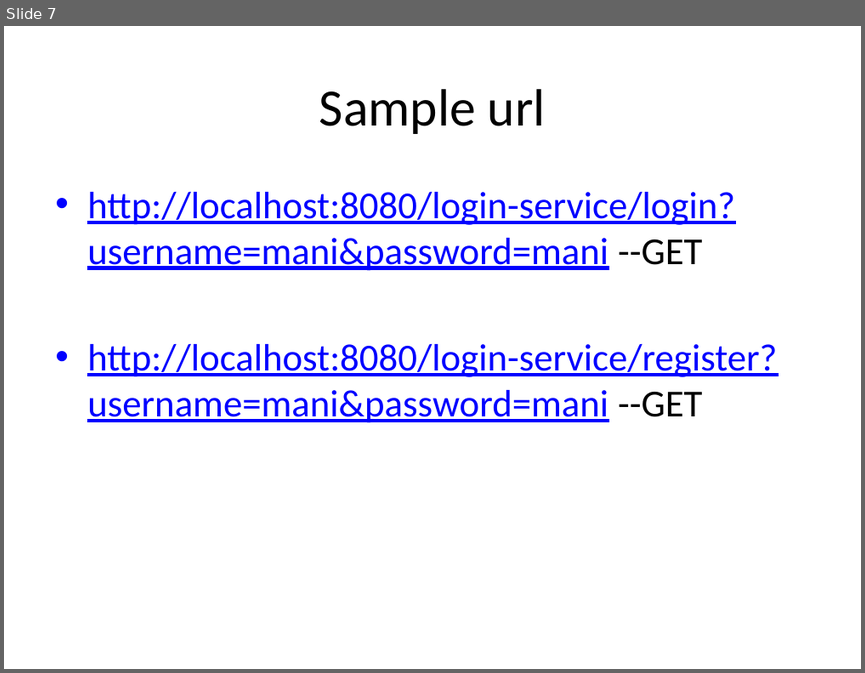
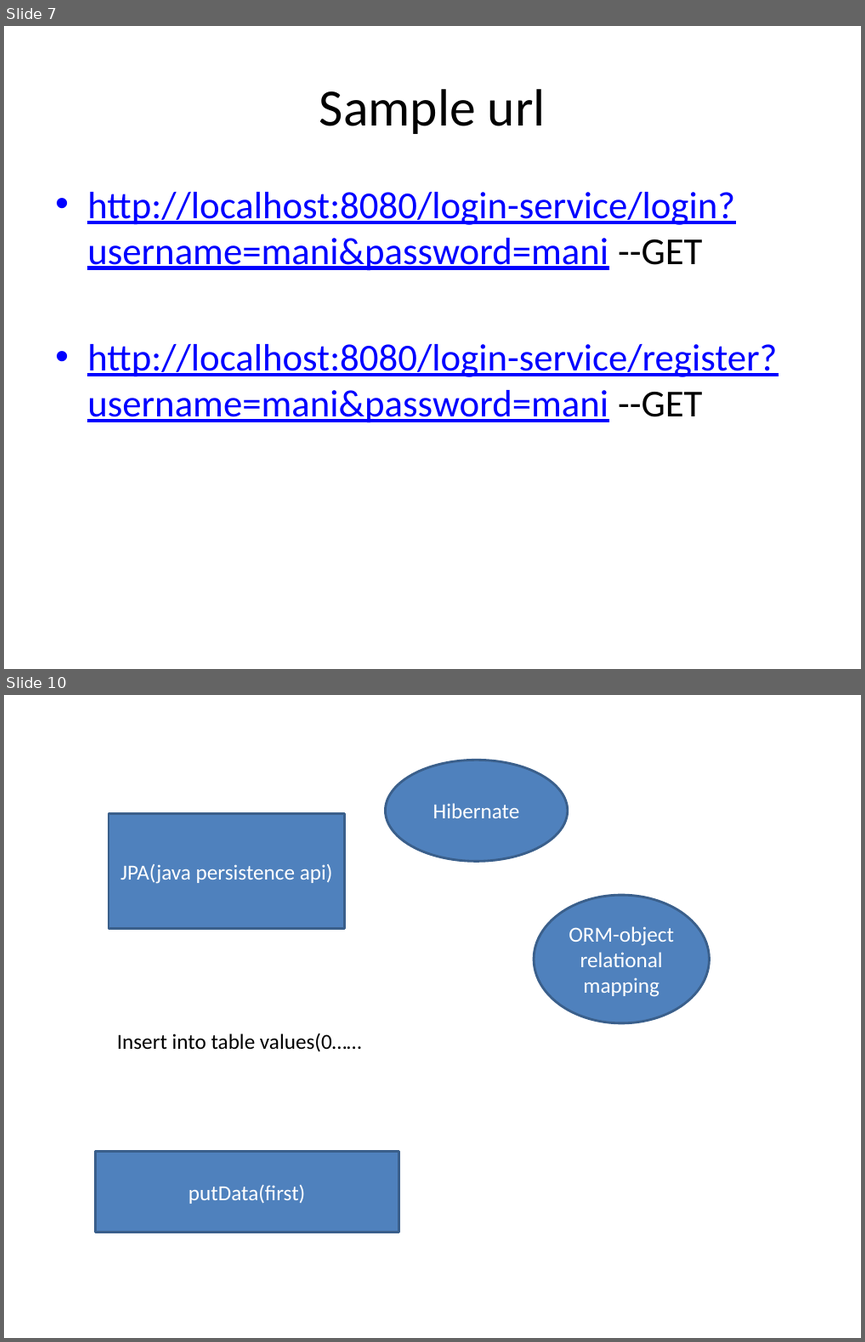
Before and after one commit to shiva3110/Finance-Management-service, a slide deck: notes/SpringbootPPT.pptx. Shown one above the other, each under a label of ours: slide 7 before the commit, slides 7 and 10 after it; the slides between them are not shown. The pictures are 865x673 and 865x1342 pixels, drawn with LibreOffice and Linux fonts; fonts in the diff are those of the drawing. Boxes give left, top, right and bottom in pixels: in the first picture for what was removed or moved away, otherwise in the second. Text is boxed around its words. In the diff, an @@ line names an element or a change of style, - is before the commit and + after.

```diff
--- a/notes/SpringbootPPT.pptx
+++ b/notes/SpringbootPPT.pptx
@@ slide 10 added at [4,695,861,1338], background #FFFFFF @@
@@ ellipse added at [386,760,568,862], fill #4F81BD, outline #3A5F8C 2 pt, 18 pt, text #FFFFFF @@
+Hibernate
@@ rectangle added at [109,814,345,929], fill #4F81BD, outline #3A5F8C 2 pt, 18 pt, text #FFFFFF @@
+JPA(java persistence api)
@@ ellipse added at [534,895,710,1023], fill #4F81BD, outline #3A5F8C 2 pt, 18 pt, text #FFFFFF @@
+ORM-object relational mapping
@@ text added at [117,1032,362,1052], 18 pt, text #000000 @@
+Insert into table values(0……
@@ rectangle added at [95,1151,398,1231], fill #4F81BD, outline #3A5F8C 2 pt, 18 pt, text #FFFFFF @@
+putData(first)
```
Also in this commit, not shown: 9 other slides added, 7 other files.
